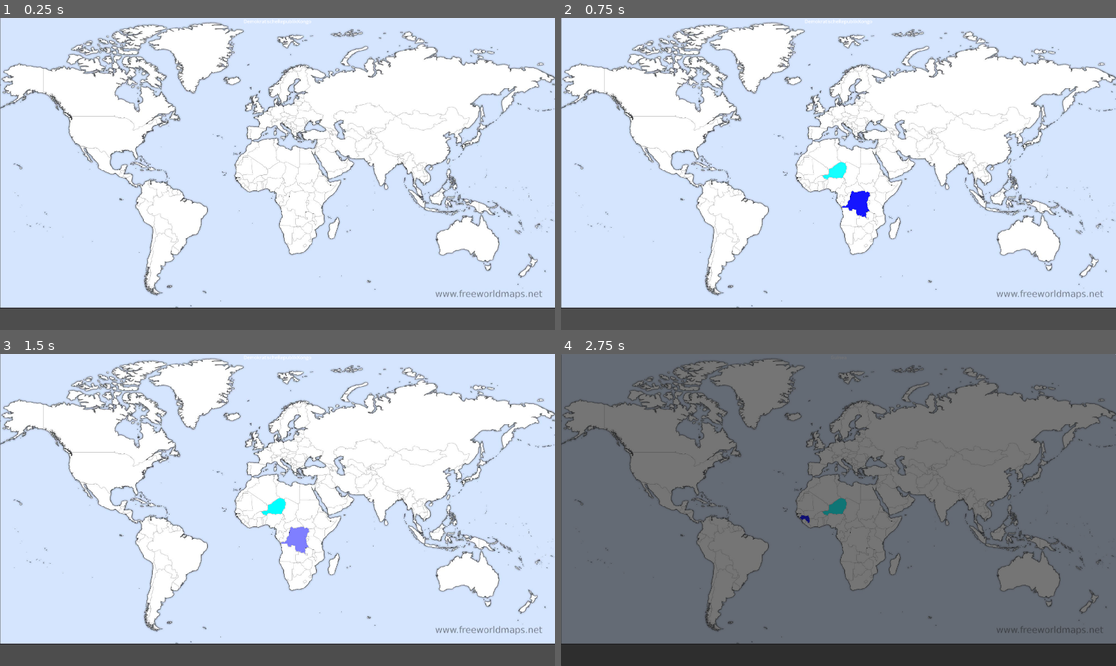
Above: before the commit, frames 1-4 (two rows, left to right).
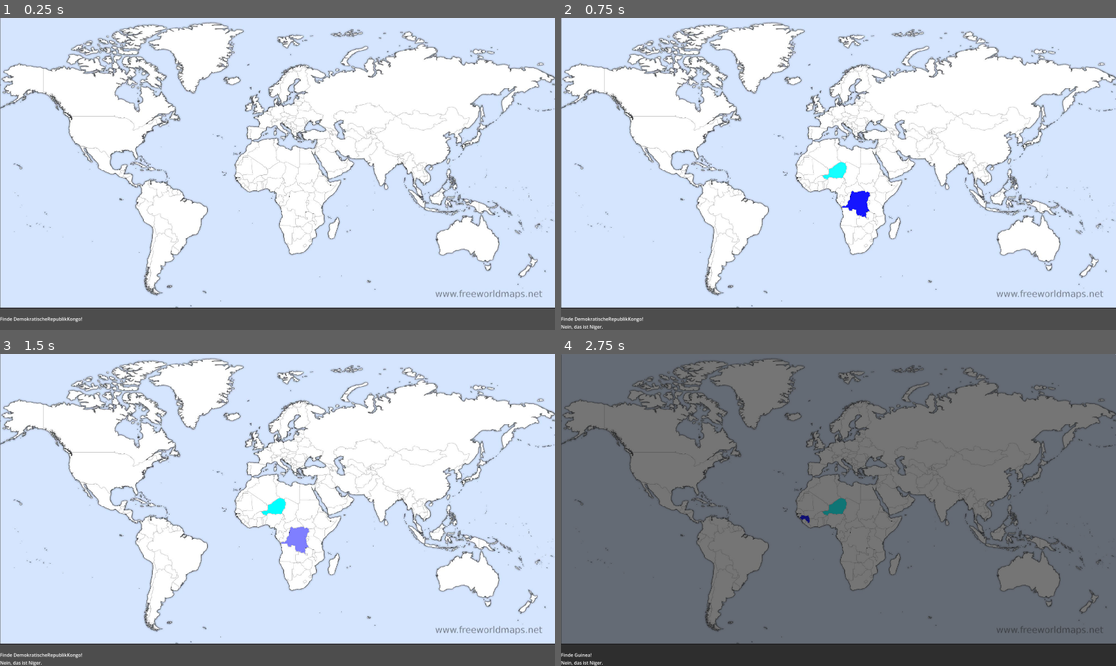
Above: after the commit, the same moments.

Repository: Anomasie/Atlas
Game: Godot game, scene res://szenen/Länderraten/Länderraten.tscn
Same seed, same stepped clock (60 frames per second), same inputs: the game is played once before the commit and once after it.
Inputs (mouse positions are in pixels of both pictures, inside the frame that each line leads up to):
- Up to frame 1 (0.25 s): no input
- Up to frame 2 (0.75 s): click (838, 174) at 0.5 s
- Up to frame 3 (1.5 s): click (277, 510) at 1.27 s
- Up to frame 4 (2.75 s): click (838, 510) at 2 s

The runs differ from the first frame. In frame 1, 0.1% of the frame differs, in the area x 0-57%, y 0-98%; in frame 2, 0.2%, in the area x 0-57%, y 0-100%; in frame 3, 0.2%; in frame 4, 0.1%.

Commit message:
added text

Diff:
--- a/szenen/Länderraten/Länderraten.gd
+++ b/szenen/Länderraten/Länderraten.gd
@@ -7,7 +7,8 @@
 const WRONG_COLOR : Color = Color.RED
 var country_list : Array = []
 
-@onready var Aufgabe = $Aufgabe
+@onready var Aufgabe = $Results/Lines/Aufgabe
+@onready var Angeklickt = $Results/Lines/Angeklickt
 @onready var Weltkarte = $Weltkarte
 @onready var OKButton = $Button
 
@@ -15,6 +16,8 @@
 
 func _ready() -> void:
 	OKButton.hide()
+	Angeklickt.text = ""
+	Aufgabe.text = ""
 	load_country_list()
 	run_game()
 
@@ -65,7 +68,7 @@
 			current_countries[goal] = -1
 		##### SHOW GOAL
 		# show goal
-		Aufgabe.text = goal
+		Aufgabe.text = "Finde " + goal + "!"
 		##### PLAYER'S TURN
 		# await player's choice
 		var choice : String = await Weltkarte.country_selected
@@ -74,10 +77,13 @@
 		# compare choice with goal
 		if choice == goal:
 			current_countries[goal] += 1
+			Angeklickt.text = "Richtig! Das ist "+choice+"!"
 			### show highlight
 			await Weltkarte.highlight([goal], RIGHT_COLOR)
 		else:
 			current_countries[goal] -= 1
+			Angeklickt.text = "Nein, das ist "+choice+"."
+
 			Weltkarte.highlight([goal], RIGHT_COLOR)
 			await Weltkarte.highlight([choice], WRONG_COLOR)
 			# add choice to current_countries
@@ -91,6 +97,8 @@
 				current_countries[similar_one] = -1
 		await self_ok()
 		await Weltkarte.hide_highlight()
+		Angeklickt.text = ""
+		Aufgabe.text = ""
 
 func self_ok() -> void:
 	await Global.wait(0.25)
--- a/szenen/Länderraten/Länderraten.tscn
+++ b/szenen/Länderraten/Länderraten.tscn
@@ -22,16 +22,6 @@
 offset_bottom = 40.0
 texture = ExtResource("2_11qh7")
 
-[node name="Aufgabe" type="Label" parent="." unique_id=1740211570]
-layout_mode = 1
-anchors_preset = 5
-anchor_left = 0.5
-anchor_right = 0.5
-offset_left = -20.0
-offset_right = 20.0
-offset_bottom = 23.0
-grow_horizontal = 2
-
 [node name="Weltkarte" parent="." unique_id=33769356 instance=ExtResource("2_35arq")]
 material = SubResource("CanvasItemMaterial_gb4g8")
 layout_mode = 1
@@ -44,4 +34,24 @@
 grow_horizontal = 2
 grow_vertical = 2
 
+[node name="Results" type="MarginContainer" parent="." unique_id=786105938]
+layout_mode = 1
+anchors_preset = 2
+anchor_top = 1.0
+anchor_bottom = 1.0
+offset_top = -40.0
+offset_right = 40.0
+grow_vertical = 0
+
+[node name="Lines" type="VBoxContainer" parent="Results" unique_id=447585720]
+layout_mode = 2
+
+[node name="Aufgabe" type="Label" parent="Results/Lines" unique_id=1740211570]
+layout_mode = 2
+text = "Ziel: Finde"
+
+[node name="Angeklickt" type="Label" parent="Results/Lines" unique_id=1890209160]
+layout_mode = 2
+text = "Das war"
+
 [connection signal="pressed" from="Button" to="." method="_on_button_pressed"]
--- a/szenen/karten/Weltkarte.gd
+++ b/szenen/karten/Weltkarte.gd
@@ -28,7 +28,7 @@
 			var color = kid.get_texture().get_image().get_pixel(koordinaten.x, koordinaten.y)
 			if color == Color.WHITE:
 				return kid.name
-	return "No country there"
+	return ""
 
 func highlight(list_of_countries:Array=[], highlight_color: Color = HIGHLIGHT_COLOR) -> void:
 	if not list_of_countries:
@@ -57,4 +57,5 @@
 
 func _on_button_pressed() -> void:
 	var clicked_country : String = get_country(get_global_mouse_position())
-	country_selected.emit(clicked_country)
+	if clicked_country:
+		country_selected.emit(clicked_country)
